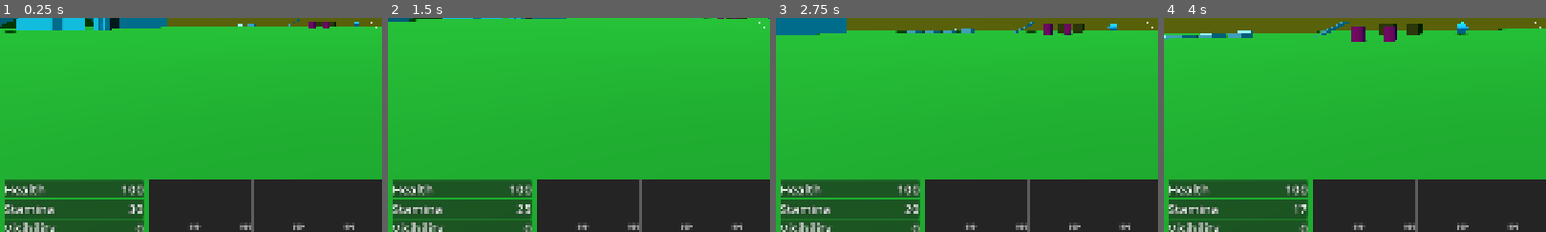
Above: before the commit, frames 1-4 (left to right).
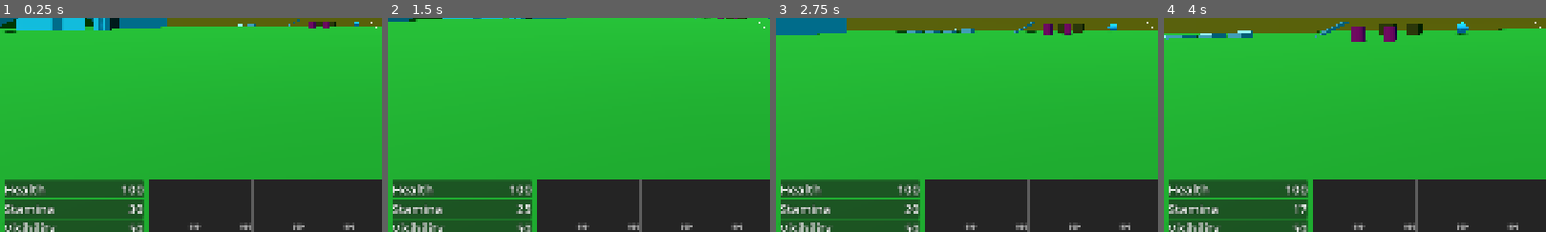
Above: after the commit, the same moments.

Repository: janisl/rpg-core
Game: Godot game, scene res://levels/test.tscn
Same seed, same stepped clock (60 frames per second), same inputs: the game is played once before the commit and once after it.
Inputs (mouse positions are % of the whole screen's width and height, from its top left):
- Up to frame 1 (0.25 s): no input
- Up to frame 2 (1.5 s): tap Enter at 0.5 s; move the mouse to (55, 49) at 0.52 s; hold Shift (crouch) 0.53-1.28 s; hold W (forward) from 0.53 s (still down); tap Space (jump) at 0.77 s; move the mouse to (45, 50) at 1.27 s; tap T (cycle_ammo) at 1.35 s
- Up to frame 3 (2.75 s): keep holding W (forward); tap Space (jump) at 1.52 s; move the mouse to (52, 48) at 2.02 s; hold E (interact) from 2.03 s (still down)
- Up to frame 4 (4 s): keep holding W (forward); move the mouse to (49, 51) at 2.77 s; release E (interact) at 2.78 s; click (49, 51) at 2.85 s; tap Space (jump) at 3.02, 3.77 s; move the mouse to (57, 51) at 3.52 s; hold Ctrl (sprint) from 3.53 s (still down)
The pictures show only the part of the screen within x 0-50%, y 50-100%; the shares and areas given below are measured in that part.

The runs differ from the first frame. In frame 1, 0.1% of the frame differs, in the area x 33-38%, y 96-100%; in frame 2, 0.1%; in frame 3, 0.1%; in frame 4, 0.1%.

Commit message:
Add distance and visibility modifiers.

Diff:
--- a/levels/test.tscn
+++ b/levels/test.tscn
@@ -613,7 +613,7 @@
 weapon_stack = SubResource("Resource_08uri")
 
 [node name="SightDetection" parent="Enemies/SimpleEnemy2" index="9" unique_id=1899700967]
-minimum_visibility = 1
+minimum_visibility = 51
 
 [node name="Pickups" type="Node3D" parent="." unique_id=564936879]
 
--- a/systems/attributes/visibility_attribute.tscn
+++ b/systems/attributes/visibility_attribute.tscn
@@ -6,4 +6,5 @@
 script = ExtResource("1_yrrgw")
 attribute_name = "visibility"
 display_name = "ATTRIBUTE Visibility"
-max_value = 5.0
+max_value = 100.0
+initial_value = 50.0
--- a/systems/npcs/detection/sight_detection.gd
+++ b/systems/npcs/detection/sight_detection.gd
@@ -11,7 +11,10 @@
 @export var aggro_threshold := 5.0
 @export var buildup_to_investigation_rate := 1.0
 @export var buildup_to_aggro_rate := 3.0
-@export_range(0, 100) var minimum_visibility := 0
+@export var sight_range_cone := Vector3(10, 10, 15)
+@export var max_distance_multiplier := 0.1
+@export_range(0, 100) var minimum_visibility := 30
+@export var visibility_modifier_curve := _linear_curve()
 @export var delay_before_suspicion_decays := 2.0
 @export var suspicion_decay_rate := 0.3
 
@@ -53,7 +56,7 @@
 			_decay_timer.stop()
 			_is_decaying = false
 			var initial_amount := buildup_to_investigation_rate if npc.in_state([Npc.BehaviourState.Idle]) else buildup_to_aggro_rate
-			var amount := initial_amount * delta
+			var amount := initial_amount * _get_distance_modifier_to(node) * _get_visibility_modifier(node) * delta
 			current_suspicion = clamp(current_suspicion + amount, 0, aggro_threshold + 0.5)
 
 	_decay_suspicion(delta)
@@ -71,6 +74,17 @@
 func reset() -> void:
 	current_suspicion = 0
 	sight_suspicion_indicator.visible = false
+
+
+static func _linear_curve() -> Curve:
+	var curve := Curve.new()
+	curve.max_domain = 100
+	curve.min_domain = 0
+	curve.max_value = 1
+	curve.min_value = 0
+	curve.add_point(Vector2(0, 0), 0, 1, Curve.TANGENT_FREE, Curve.TANGENT_LINEAR)
+	curve.add_point(Vector2(100, 1), 1, 0, Curve.TANGENT_LINEAR, Curve.TANGENT_LINEAR)
+	return curve
 
 
 func _connect_detection_signals() -> void:
@@ -135,6 +149,20 @@
 			sight_suspicion_indicator.update(current_suspicion, aggro_threshold)
 
 
+func _get_distance_modifier_to(node: Node3D) -> float:
+	var cone_magnitude := sight_range_cone.length_squared()
+	var distance_to := npc.global_position.distance_squared_to(node.global_position)
+	return lerp(1.0, max_distance_multiplier, distance_to / cone_magnitude)
+
+
+func _get_visibility_modifier(node: Node3D) -> float:
+	if node is not Player:
+		return 1.0
+	elif node.visibility_attribute:
+		return visibility_modifier_curve.sample(node.visibility_attribute.value)
+	return 1.0
+
+
 func _decay_suspicion(delta: float) -> void:
 	if _decay_timer.is_stopped() and not _is_decaying:
 		_decay_timer.start()
